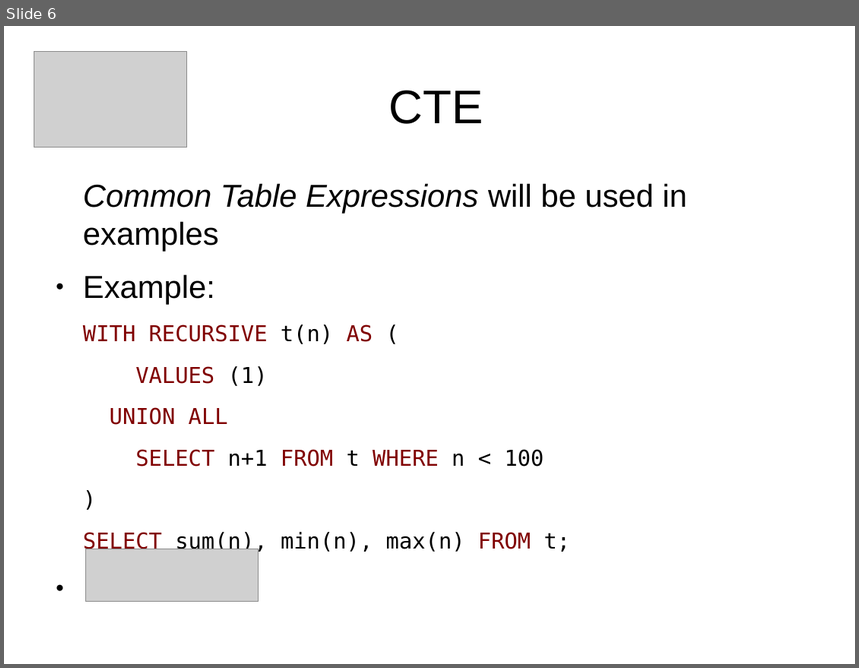
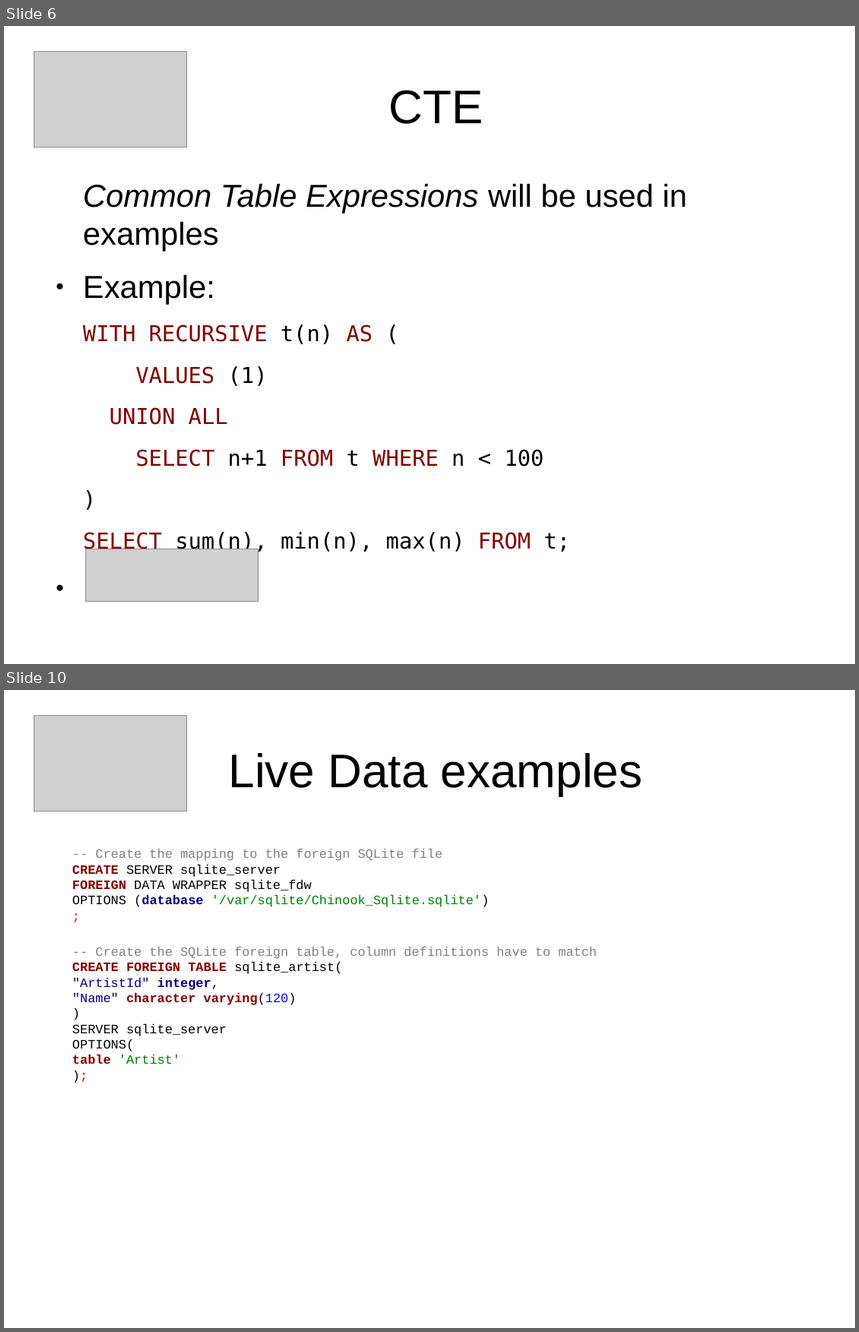
Before and after one commit to sjstoelting/talks, a slide deck: one-database-to-rule-em-all/PostgreSQL-FDW.odp. Shown one above the other, each under a label of ours: slide 6 before the commit, slides 6 and 10 after it; the slides between them are not shown. The pictures are 859x668 and 859x1332 pixels, drawn with LibreOffice and Linux fonts; fonts in the diff are those of the drawing; grey boxes stand for pictures. Boxes give left, top, right and bottom in pixels: in the first picture for what was removed or moved away, otherwise in the second. Text is boxed around its words. In the diff, an @@ line names an element or a change of style, - is before the commit and + after.

Commit message:
Extended the slides with queries and screenshots of the live part. In case something doesn't work during the talk.

```diff
--- a/one-database-to-rule-em-all/PostgreSQL-FDW.odp
+++ b/one-database-to-rule-em-all/PostgreSQL-FDW.odp
@@ slide 10 added at (4,690,855,1328), background #FFFFFF @@
@@ picture added at (34,716,187,812) @@
@@ title added at (229,753,643,796), 44 pt, text #000000 @@
+Live Data examples
@@ text added at (72,849,490,907), 12 pt, text #000000 @@
+-- Create the mapping to the foreign SQLite file
+CREATE SERVER sqlite_server
+FOREIGN DATA WRAPPER sqlite_fdw
+OPTIONS (database '/var/sqlite/Chinook_Sqlite.sqlite')
+;
@@ text added at (72,947,598,1064), 12 pt, text #808080 @@
+-- Create the SQLite foreign table, column definitions have to match
+CREATE FOREIGN TABLE sqlite_artist(
+"ArtistId" integer,
+"Name" character varying(120)
+)
+SERVER sqlite_server
+OPTIONS(
+table 'Artist'
+);
```
Also in this commit, not shown: 1 slide changed, 20 other slides added, 1 other file.
